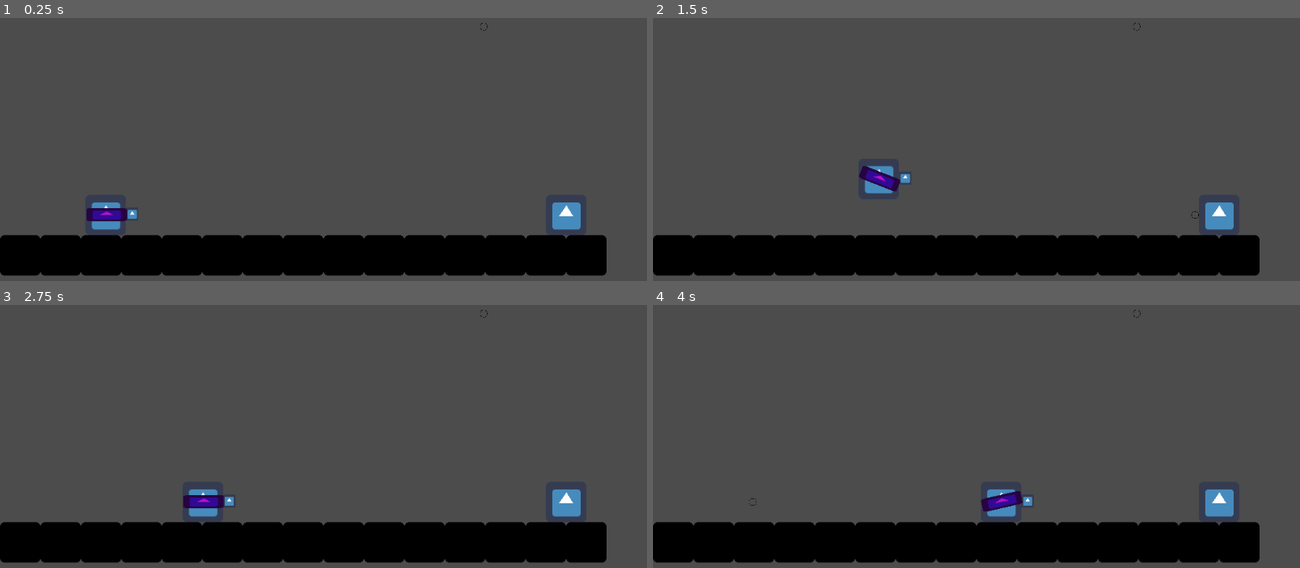
Above: before the commit, frames 1-4 (two rows, left to right).
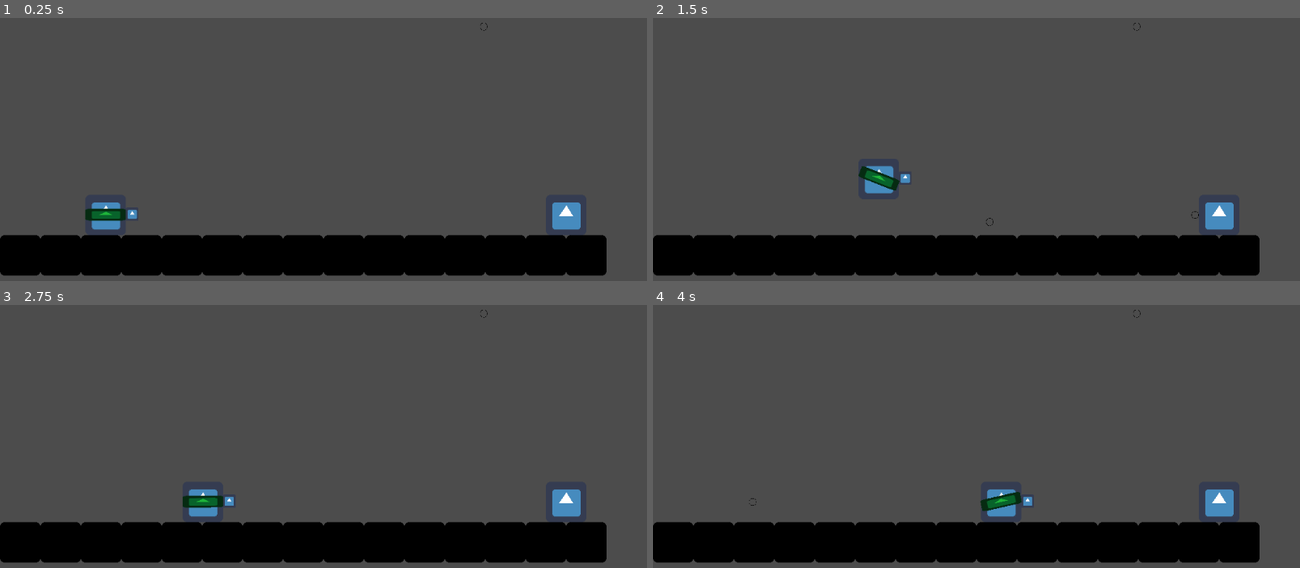
Above: after the commit, the same moments.

Repository: guimafelipe/LD45
Game: Godot game, scene res://Levels/Level1.tscn
The game is run twice, just before and just after one commit, with the same random seed, the same clock (stepped at 60 frames per second) and the same inputs. The engine's default icon, where the game draws it, is replaced by a stand-in: a white triangle on a blue panel in a dark square.
Inputs (mouse positions are in pixels of both pictures, inside the frame that each line leads up to):
- Up to frame 1 (0.25 s): no input
- Up to frame 2 (1.5 s): tap Enter at 0.5 s; move the mouse to (1118, 102) at 0.52 s; hold S (s) 0.53-1.28 s; hold Right (ui_right) from 0.53 s (still down); tap Space (jump) at 0.77 s; click (1118, 102) at 0.8 s; move the mouse to (847, 141) at 1.27 s; click (847, 141) at 1.35 s
- Up to frame 3 (2.75 s): tap Space (jump) at 1.52 s; tap W (w) at 1.55 s; move the mouse to (388, 326) at 2.02 s; release Right (ui_right) at 2.03 s; hold Left (ui_left) from 2.03 s (still down); hold W (w) from 2.03 s (still down); tap S (s) at 2.3 s
- Up to frame 4 (4 s): move the mouse to (944, 483) at 2.77 s; release Left (ui_left) at 2.78 s; release W (w) at 2.78 s; hold Right (ui_right) from 2.78 s (still down); tap S (s) at 2.85 s; tap Space (jump) at 3.02, 3.77 s; click (944, 483) at 3.05 s; move the mouse to (1170, 465) at 3.52 s; hold W (w) from 3.53 s (still down); click (1170, 465) at 3.6 s

The runs differ from the first frame. In frame 1, 0.3% of the frame differs, in the area x 13-20%, y 72-78%; in frame 2, 0.3%, in the area x 31-53%, y 56-80%; in frame 3, 0.3%; in frame 4, 0.3%.

Commit message:
added missils

Diff:
--- a/Jeremias.tscn
+++ b/Jeremias.tscn
@@ -1,8 +1,9 @@
-[gd_scene load_steps=6 format=2]
+[gd_scene load_steps=7 format=2]
 
 [ext_resource path="res://Scripts/Jeremias.gd" type="Script" id=1]
 [ext_resource path="res://icon.png" type="Texture" id=2]
 [ext_resource path="res://Scripts/Pistola.gd" type="Script" id=3]
+[ext_resource path="res://Scripts/Metralhadora.gd" type="Script" id=4]
 
 [sub_resource type="RectangleShape2D" id=1]
 
@@ -60,6 +61,8 @@
 
 [node name="Pistola" type="Node2D" parent="." index="3"]
 
+editor/display_folded = true
+visible = false
 script = ExtResource( 3 )
 
 [node name="Sprite" type="Sprite" parent="Pistola" index="0"]
@@ -81,6 +84,40 @@
 one_shot = true
 autostart = false
 
+[node name="Metralhadora" type="Node2D" parent="." index="4"]
+
+script = ExtResource( 4 )
+
+[node name="Sprite" type="Sprite" parent="Metralhadora" index="0"]
+
+self_modulate = Color( 0.122192, 0.710938, 0.227983, 1 )
+position = Vector2( 0, -0.598724 )
+scale = Vector2( 1, 0.290014 )
+texture = ExtResource( 2 )
+_sections_unfolded = [ "Visibility" ]
+
+[node name="BulletSpawner" type="Node2D" parent="Metralhadora" index="1"]
+
+position = Vector2( 60.0696, -0.59874 )
+
+[node name="Timer" type="Timer" parent="Metralhadora" index="2"]
+
+process_mode = 1
+wait_time = 1.0
+one_shot = true
+autostart = false
+
+[node name="TimerRajada" type="Timer" parent="Metralhadora" index="3"]
+
+process_mode = 1
+wait_time = 1.0
+one_shot = true
+autostart = false
+
 [connection signal="body_entered" from="Faca" to="." method="_on_Faca_body_entered"]
 
 [connection signal="timeout" from="Pistola/Timer" to="Pistola" method="_on_Timer_timeout"]
+
+[connection signal="timeout" from="Metralhadora/Timer" to="Metralhadora" method="_on_Timer_timeout"]
+
+[connection signal="timeout" from="Metralhadora/TimerRajada" to="Metralhadora" method="_on_TimerRajada_timeout"]
--- a/Levels/Level2.tscn
+++ b/Levels/Level2.tscn
@@ -1,20 +1,23 @@
-[gd_scene load_steps=6 format=2]
+[gd_scene load_steps=7 format=2]
 
-[ext_resource path="res://Floor.tscn" type="PackedScene" id=1]
-[ext_resource path="res://Jeremias.tscn" type="PackedScene" id=2]
-[ext_resource path="res://Scripts/Metralheiro.gd" type="Script" id=3]
-[ext_resource path="res://icon.png" type="Texture" id=4]
+[ext_resource path="res://Scripts/Level2.gd" type="Script" id=1]
+[ext_resource path="res://Floor.tscn" type="PackedScene" id=2]
+[ext_resource path="res://Jeremias.tscn" type="PackedScene" id=3]
+[ext_resource path="res://Scripts/Metralheiro.gd" type="Script" id=4]
+[ext_resource path="res://icon.png" type="Texture" id=5]
 
 [sub_resource type="RectangleShape2D" id=1]
 
 custom_solver_bias = 0.0
 extents = Vector2( 31.867, 32 )
 
-[node name="Level2" type="Node" index="0"]
+[node name="Level2" type="Node"]
 
-[node name="Floor" parent="." index="0" instance=ExtResource( 1 )]
+script = ExtResource( 1 )
 
-[node name="Jeremias" parent="." index="1" instance=ExtResource( 2 )]
+[node name="Floor" parent="." index="0" instance=ExtResource( 2 )]
+
+[node name="Jeremias" parent="." index="1" instance=ExtResource( 3 )]
 
 position = Vector2( 101.939, 438.781 )
 
--- /dev/null
+++ b/Levels/Level3.tscn
@@ -0,0 +1,77 @@
+[gd_scene load_steps=8 format=2]
+
+[ext_resource path="res://Scripts/Level3.gd" type="Script" id=1]
+[ext_resource path="res://Floor.tscn" type="PackedScene" id=2]
+[ext_resource path="res://Jeremias.tscn" type="PackedScene" id=3]
+[ext_resource path="res://Wall.tscn" type="PackedScene" id=4]
+[ext_resource path="res://Scripts/Bazookeiro.gd" type="Script" id=5]
+[ext_resource path="res://icon.png" type="Texture" id=6]
+
+[sub_resource type="RectangleShape2D" id=1]
+
+custom_solver_bias = 0.0
+extents = Vector2( 32, 32 )
+
+[node name="Level3" type="Node" index="0"]
+
+script = ExtResource( 1 )
+
+[node name="Floor" parent="." index="0" instance=ExtResource( 2 )]
+
+[node name="Jeremias" parent="." index="1" instance=ExtResource( 3 )]
+
+position = Vector2( 859.568, 440.244 )
+
+[node name="Platform" type="Node2D" parent="." index="2"]
+
+editor/display_folded = true
+position = Vector2( 64, 288 )
+__meta__ = {
+"_edit_group_": true
+}
+
+[node name="Wall" parent="Platform" index="0" instance=ExtResource( 4 )]
+
+position = Vector2( -64, 0 )
+scale = Vector2( 1, 0.5 )
+
+[node name="Wall3" parent="Platform" index="1" instance=ExtResource( 4 )]
+
+position = Vector2( 0, 0 )
+scale = Vector2( 1, 0.5 )
+_sections_unfolded = [ "Transform" ]
+
+[node name="Wall2" parent="Platform" index="2" instance=ExtResource( 4 )]
+
+position = Vector2( 64, 0 )
+scale = Vector2( 1, 0.5 )
+
+[node name="Bazookeiro" type="KinematicBody2D" parent="." index="3"]
+
+position = Vector2( 64, 224 )
+input_pickable = false
+collision_layer = 1
+collision_mask = 1
+collision/safe_margin = 0.08
+script = ExtResource( 5 )
+
+[node name="Sprite" type="Sprite" parent="Bazookeiro" index="0"]
+
+texture = ExtResource( 6 )
+
+[node name="CollisionShape2D" type="CollisionShape2D" parent="Bazookeiro" index="1"]
+
+shape = SubResource( 1 )
+
+[node name="BulletSpawner" type="Node2D" parent="Bazookeiro" index="2"]
+
+position = Vector2( 57.27, -22.975 )
+
+[node name="Timer" type="Timer" parent="Bazookeiro" index="3"]
+
+process_mode = 1
+wait_time = 1.0
+one_shot = false
+autostart = true
+
+[connection signal="timeout" from="Bazookeiro/Timer" to="Bazookeiro" method="_on_Timer_timeout"]
--- /dev/null
+++ b/Missil.tscn
@@ -0,0 +1,37 @@
+[gd_scene load_steps=4 format=2]
+
+[ext_resource path="res://Scripts/Missil.gd" type="Script" id=1]
+[ext_resource path="res://circle-png-circle-png-hd-1600.png" type="Texture" id=2]
+
+[sub_resource type="CircleShape2D" id=1]
+
+custom_solver_bias = 0.0
+radius = 10.0
+
+[node name="Missil" type="KinematicBody2D"]
+
+position = Vector2( 235.622, 160.672 )
+input_pickable = false
+collision_layer = 1
+collision_mask = 1
+collision/safe_margin = 0.08
+script = ExtResource( 1 )
+
+[node name="Sprite" type="Sprite" parent="." index="0"]
+
+scale = Vector2( 0.02, 0.02 )
+texture = ExtResource( 2 )
+_sections_unfolded = [ "Transform" ]
+
+[node name="CollisionShape2D" type="CollisionShape2D" parent="." index="1"]
+
+shape = SubResource( 1 )
+
+[node name="LifeTimer" type="Timer" parent="." index="2"]
+
+process_mode = 1
+wait_time = 1.0
+one_shot = true
+autostart = false
+
+[connection signal="timeout" from="LifeTimer" to="." method="_on_LifeTimer_timeout"]
--- /dev/null
+++ b/Scripts/Bazookeiro.gd
@@ -0,0 +1,20 @@
+extends KinematicBody2D
+
+var BulletClass = preload("res://Missil.tscn")
+
+const COOLDOWN = 3
+
+func _ready():
+	$Timer.set_wait_time(COOLDOWN)
+
+func shoot():
+	var bullet = BulletClass.instance()
+	bullet.set_position($BulletSpawner.position)
+	bullet.set_dir(Vector2(1, -1).normalized())
+	add_child(bullet)
+
+func _on_Timer_timeout():
+	shoot()
+
+func take_damage():
+	queue_free()
--- a/Scripts/Jeremias.gd
+++ b/Scripts/Jeremias.gd
@@ -42,10 +42,12 @@
 func enable_faca():
 	$Faca.visible = true
 	$Faca.get_node("CollisionShape2D").disabled = false
-	pass
 
 func enable_pistola():
-	pass
+	$Pistola.visible = true
+
+func enable_metralhadora():
+	$Metralhadora.visible = true
 
 func _on_Faca_body_entered(body):
 	if body.has_method("take_damage"):
@@ -54,8 +56,11 @@
 func set_gun_rotation():
 	if $Pistola.visible:
 		$Pistola.set_rotation(gun_rotation)
+	if $Metralhadora.visible:
+		$Metralhadora.set_rotation(gun_rotation)
 
 func shoot():
 	if $Pistola.visible:
 		$Pistola.shoot()
-	pass
+	if $Metralhadora.visible:
+		$Metralhadora.shoot()
--- /dev/null
+++ b/Scripts/Level2.gd
@@ -0,0 +1,5 @@
+extends Node
+
+
+func _ready():
+	$Jeremias.enable_pistola()
--- /dev/null
+++ b/Scripts/Level3.gd
@@ -0,0 +1,4 @@
+extends Node
+
+func _ready():
+	$Jeremias.enable_metralhadora()
--- /dev/null
+++ b/Scripts/Metralhadora.gd
@@ -0,0 +1,51 @@
+extends Node2D
+
+var BulletClass = preload("res://Bullet.tscn")
+
+const COOLDOWN = 1.5
+const N_BULLETS_RAJADA = 3
+const CD_RAJADA = 0.5
+
+var timer
+var timer_rajada
+
+var bullets_shot = 0
+var can_shoot = true
+
+func _ready():
+	timer = $Timer
+	timer_rajada = $TimerRajada
+
+	timer_rajada.set_wait_time(CD_RAJADA)
+	timer.set_wait_time(COOLDOWN)
+
+func shoot():
+	if can_shoot:
+		can_shoot = false
+		start_rajada()
+
+func shoot_bullet():
+	var bullet = BulletClass.instance()
+	bullet.set_position($BulletSpawner.position)
+	bullet.set_dir(Vector2(1, 0).rotated(rotation))
+	add_child(bullet)
+
+func take_damage():
+	queue_free()
+
+func _on_Timer_timeout():
+	print("foi")
+	bullets_shot = 0
+	can_shoot = true
+
+func start_rajada():
+	print(bullets_shot)
+	if(bullets_shot < N_BULLETS_RAJADA):
+		shoot_bullet()
+		bullets_shot += 1
+		timer_rajada.start()
+	else:
+		timer.start()
+
+func _on_TimerRajada_timeout():
+	start_rajada()
--- /dev/null
+++ b/Scripts/Missil.gd
@@ -0,0 +1,38 @@
+extends KinematicBody2D
+
+const SPEED = 180
+var velocity = Vector2()
+var origin_is_player = false
+var player
+const ROTATION_SPEED = 0.7
+const LIFE_TIME = 8
+
+func _ready():
+	$LifeTimer.set_wait_time(LIFE_TIME)
+	$LifeTimer.start()
+	player = get_node("../../Jeremias")
+
+func set_dir(dir):
+	velocity = dir*SPEED
+
+func update_dir(delta):
+	if not player:
+		return
+	var direction = player.global_position - global_position
+	var angle = velocity.angle_to(direction)
+	if(angle > 0):
+		velocity = velocity.rotated(ROTATION_SPEED*delta)
+	elif angle < 0:
+		velocity = velocity.rotated(-ROTATION_SPEED*delta)
+
+func _physics_process(delta):
+	update_dir(delta)
+	var collision = move_and_collide(velocity*delta)
+	if collision:
+		explode()
+
+func explode():
+	queue_free()
+
+func _on_LifeTimer_timeout():
+	explode()
--- /dev/null
+++ b/Wall.tscn
@@ -0,0 +1,32 @@
+[gd_scene load_steps=3 format=2]
+
+[ext_resource path="res://icon.png" type="Texture" id=1]
+
+[sub_resource type="RectangleShape2D" id=1]
+
+custom_solver_bias = 0.0
+extents = Vector2( 32, 32 )
+
+[node name="Wall" type="StaticBody2D"]
+
+position = Vector2( 32, 512 )
+input_pickable = false
+collision_layer = 1
+collision_mask = 1
+constant_linear_velocity = Vector2( 0, 0 )
+constant_angular_velocity = 0.0
+friction = 1.0
+bounce = 0.0
+__meta__ = {
+"_edit_group_": true
+}
+
+[node name="Sprite" type="Sprite" parent="." index="0"]
+
+modulate = Color( 0, 0, 0, 1 )
+texture = ExtResource( 1 )
+_sections_unfolded = [ "Visibility" ]
+
+[node name="CollisionShape2D" type="CollisionShape2D" parent="." index="1"]
+
+shape = SubResource( 1 )
Not shown: 2 places in Levels/Level2.tscn that only renumber resources
